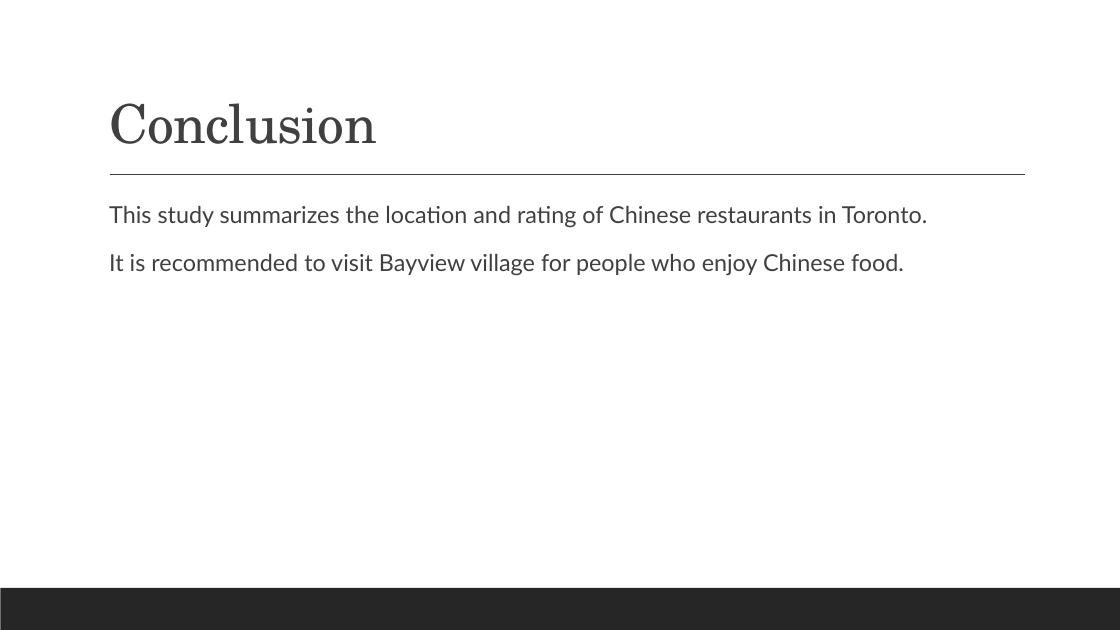
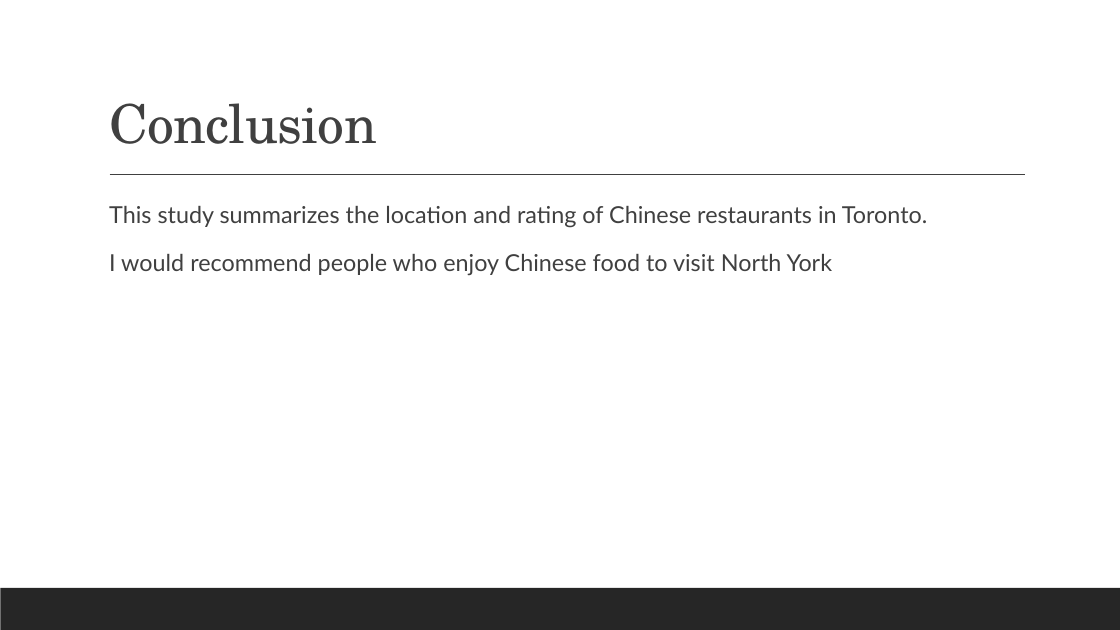
Before and after one commit to ckmfong/github-example, a slide deck: slide 12 of Coursera.pptx. Drawn at 1120x630 pixels with LibreOffice and Linux fonts; fonts in the diff are those of the drawing. Boxes give left, top, right and bottom in pixels: in the first picture for what was removed or moved away, otherwise in the second. Text is boxed around its words. In the diff, an @@ line names an element or a change of style, - is before the commit and + after.

```diff
--- a/Coursera.pptx
+++ b/Coursera.pptx
@@ text at (109,254,833,275): text changed @@
-  It is recommended to visit Bayview village for people who enjoy Chinese food.
+  I would recommend people who enjoy Chinese food to visit North York
```
Also in this commit, not shown: 2 other slides changed, 1 other file.
